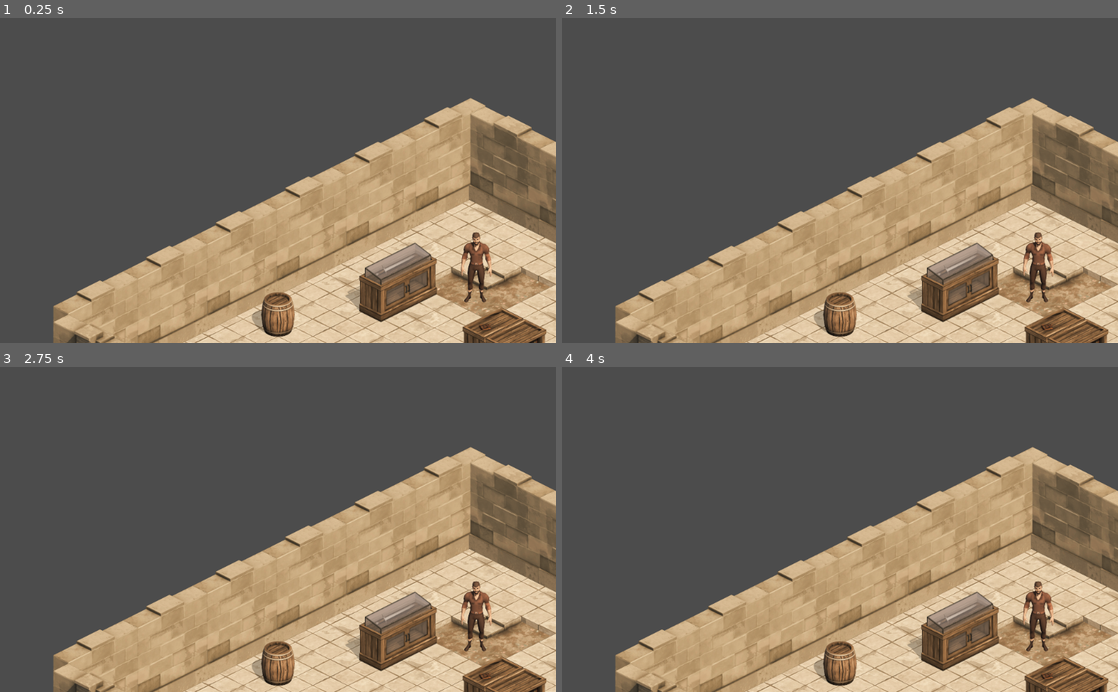
Above: before the commit, frames 1-4 (two rows, left to right).
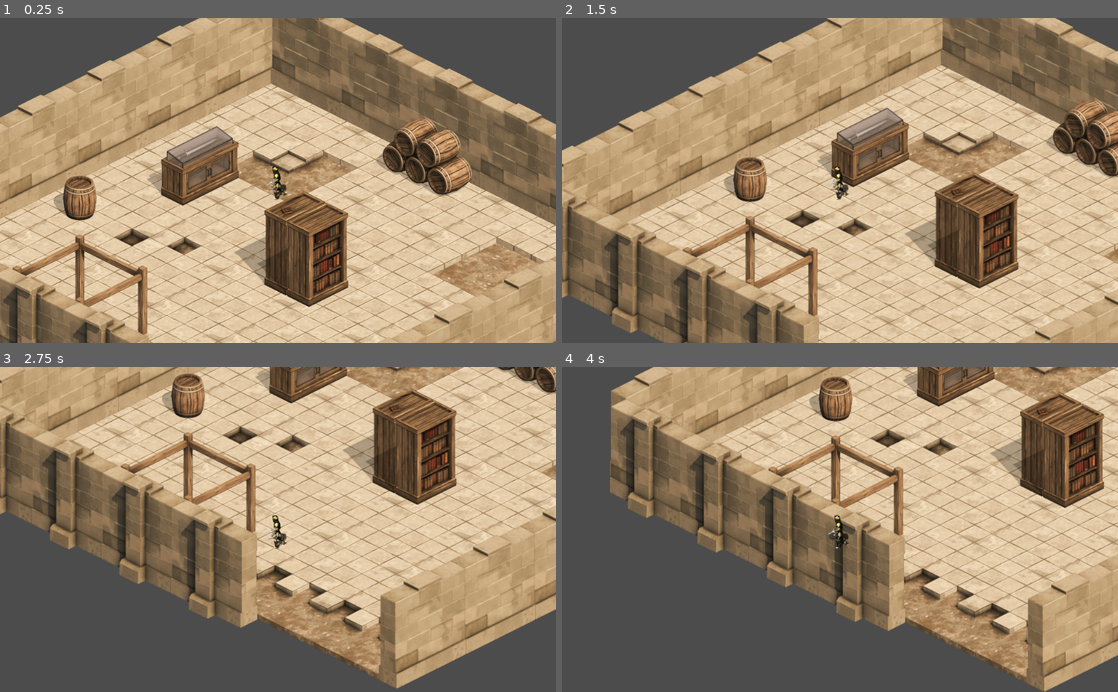
Above: after the commit, the same moments.

Repository: Ario124/Isometric_Field
Game: Godot game, scene res://Scenes/Test_Field.tscn
The game is run twice, just before and just after one commit, with the same random seed, the same clock (stepped at 60 frames per second) and the same inputs. The project has no main scene, so this scene is started directly.
Inputs:
- Up to frame 1 (0.25 s): no input
- Up to frame 2 (1.5 s): tap Enter at 0.5 s; hold A (a, bound only after the commit) 0.53-1.28 s; tap D (d, bound only after the commit) at 0.8, 1.35 s
- Up to frame 3 (2.75 s): tap S (s, bound only after the commit) at 1.55 s; tap Space at 2 s; hold S (s, bound only after the commit) from 2.03 s (still down); tap W (w, bound only after the commit) at 2.3 s
- Up to frame 4 (4 s): release S (s, bound only after the commit) at 2.78 s; tap W (w, bound only after the commit) at 2.85 s; tap A (a, bound only after the commit) at 3.05 s; tap Enter at 3.5 s; hold A (a, bound only after the commit) from 3.53 s (still down); tap D (d, bound only after the commit) at 3.8 s

The runs differ from the first frame. In frame 1, 75% of the frame differs, in the area x 0-100%, y 0-100%; in frame 2, 77%; in frame 3, 85%; in frame 4, 77%.

Commit message:
Added animations for player

Diff:
--- a/DisplayCaseWSword_E.tscn
+++ b/DisplayCaseWSword_E.tscn
@@ -9,4 +9,4 @@
 texture = ExtResource( 1 )
 
 [node name="CollisionPolygon2D" type="CollisionPolygon2D" parent="."]
-polygon = PoolVector2Array( -42, 48, 59, -2, 19, -25, -79, 24 )
+polygon = PoolVector2Array( -42, 50, 61, -1, 19, -23, -82, 19, -81, 30 )
--- /dev/null
+++ b/Scenes/Player.gd
@@ -0,0 +1,46 @@
+extends KinematicBody2D
+
+var speed = 350
+var move_direction = Vector2(0,0)
+
+func _physics_process(delta):
+	MovementLoop()
+
+func _process(delta):
+	AnimationLoop()
+
+
+func MovementLoop():
+	move_direction.x = int(Input.is_action_pressed("d")) - int(Input.is_action_pressed("a"))
+	move_direction.y = (int(Input.is_action_pressed("s")) - int(Input.is_action_pressed("w"))) / float(2)
+	var motion = move_direction.normalized() * speed
+	move_and_slide(motion)
+
+
+func AnimationLoop():
+	var anim_direction = "S"
+	var anim_mode = "Idle"
+	var animation
+	match move_direction:
+		Vector2(-1,0):
+			anim_direction = "W"
+		Vector2(1,0):
+			anim_direction = "E"
+		Vector2(0,0.5):
+			anim_direction = "S"
+		Vector2(0,-0.5):
+			anim_direction = "N"
+		Vector2(-1,-0.5):
+			anim_direction = "NW"
+		Vector2(-1,0.5):
+			anim_direction = "SW"
+		Vector2(1,-0.5):
+			anim_direction = "NE"
+		Vector2(1,0.5):
+			anim_direction = "SE"
+	if move_direction != Vector2(0,0):
+		anim_mode = "Walk"
+	else:
+		anim_mode = "Idle"
+	animation = anim_mode + "-" +  anim_direction
+	get_node("AnimationPlayer").play(animation)
--- a/Scenes/Player.tscn
+++ b/Scenes/Player.tscn
@@ -1,14 +1,360 @@
-[gd_scene load_steps=2 format=2]
-
-[ext_resource path="res://Assets/Character/Male_3_Idle0.png" type="Texture" id=1]
+[gd_scene load_steps=21 format=2]
+
+[ext_resource path="res://Assets/Character/skeleton_mage_high.png" type="Texture" id=1]
+[ext_resource path="res://Scenes/Player.gd" type="Script" id=2]
+
+[sub_resource type="Animation" id=7]
+resource_name = "Idle_E"
+length = 1.8
+loop = true
+step = 0.3
+tracks/0/type = "value"
+tracks/0/path = NodePath("Sprite:frame")
+tracks/0/interp = 1
+tracks/0/loop_wrap = true
+tracks/0/imported = false
+tracks/0/enabled = true
+tracks/0/keys = {
+"times": PoolRealArray( 0, 0.3, 0.6, 0.9, 1.2, 1.5 ),
+"transitions": PoolRealArray( 1, 1, 1, 1, 1, 1 ),
+"update": 1,
+"values": [ 112, 113, 114, 115, 114, 113 ]
+}
+
+[sub_resource type="Animation" id=5]
+resource_name = "Idle_N"
+length = 1.8
+loop = true
+step = 0.3
+tracks/0/type = "value"
+tracks/0/path = NodePath("Sprite:frame")
+tracks/0/interp = 1
+tracks/0/loop_wrap = true
+tracks/0/imported = false
+tracks/0/enabled = true
+tracks/0/keys = {
+"times": PoolRealArray( 0, 0.3, 0.6, 0.9, 1.2, 1.5 ),
+"transitions": PoolRealArray( 1, 1, 1, 1, 1, 1 ),
+"update": 1,
+"values": [ 56, 57, 58, 59, 58, 57 ]
+}
+
+[sub_resource type="Animation" id=6]
+resource_name = "Idle_NE"
+length = 1.8
+loop = true
+step = 0.3
+tracks/0/type = "value"
+tracks/0/path = NodePath("Sprite:frame")
+tracks/0/interp = 1
+tracks/0/loop_wrap = true
+tracks/0/imported = false
+tracks/0/enabled = true
+tracks/0/keys = {
+"times": PoolRealArray( 0, 0.3, 0.6, 0.9, 1.2, 1.5 ),
+"transitions": PoolRealArray( 1, 1, 1, 1, 1, 1 ),
+"update": 1,
+"values": [ 84, 85, 86, 87, 86, 85 ]
+}
+
+[sub_resource type="Animation" id=4]
+resource_name = "Idle_NW"
+length = 1.8
+loop = true
+step = 0.3
+tracks/0/type = "value"
+tracks/0/path = NodePath("Sprite:frame")
+tracks/0/interp = 1
+tracks/0/loop_wrap = true
+tracks/0/imported = false
+tracks/0/enabled = true
+tracks/0/keys = {
+"times": PoolRealArray( 0, 0.3, 0.6, 0.9, 1.2, 1.5 ),
+"transitions": PoolRealArray( 1, 1, 1, 1, 1, 1 ),
+"update": 1,
+"values": [ 28, 29, 30, 31, 30, 29 ]
+}
+
+[sub_resource type="Animation" id=9]
+resource_name = "Idle_S"
+length = 1.8
+loop = true
+step = 0.3
+tracks/0/type = "value"
+tracks/0/path = NodePath("Sprite:frame")
+tracks/0/interp = 1
+tracks/0/loop_wrap = true
+tracks/0/imported = false
+tracks/0/enabled = true
+tracks/0/keys = {
+"times": PoolRealArray( 0, 0.3, 0.6, 0.9, 1.2, 1.5 ),
+"transitions": PoolRealArray( 1, 1, 1, 1, 1, 1 ),
+"update": 1,
+"values": [ 168, 169, 170, 171, 170, 169 ]
+}
+
+[sub_resource type="Animation" id=8]
+resource_name = "Idle_SE"
+length = 1.8
+loop = true
+step = 0.3
+tracks/0/type = "value"
+tracks/0/path = NodePath("Sprite:frame")
+tracks/0/interp = 1
+tracks/0/loop_wrap = true
+tracks/0/imported = false
+tracks/0/enabled = true
+tracks/0/keys = {
+"times": PoolRealArray( 0, 0.3, 0.6, 0.9, 1.2, 1.5 ),
+"transitions": PoolRealArray( 1, 1, 1, 1, 1, 1 ),
+"update": 1,
+"values": [ 140, 141, 142, 143, 142, 141 ]
+}
+
+[sub_resource type="Animation" id=10]
+resource_name = "Idle_SW"
+length = 1.8
+loop = true
+step = 0.3
+tracks/0/type = "value"
+tracks/0/path = NodePath("Sprite:frame")
+tracks/0/interp = 1
+tracks/0/loop_wrap = true
+tracks/0/imported = false
+tracks/0/enabled = true
+tracks/0/keys = {
+"times": PoolRealArray( 0, 0.3, 0.6, 0.9, 1.2, 1.5 ),
+"transitions": PoolRealArray( 1, 1, 1, 1, 1, 1 ),
+"update": 1,
+"values": [ 196, 197, 198, 199, 198, 197 ]
+}
+
+[sub_resource type="Animation" id=1]
+resource_name = "Idle_W"
+length = 1.8
+loop = true
+step = 0.3
+tracks/0/type = "value"
+tracks/0/path = NodePath("Sprite:frame")
+tracks/0/interp = 1
+tracks/0/loop_wrap = true
+tracks/0/imported = false
+tracks/0/enabled = true
+tracks/0/keys = {
+"times": PoolRealArray( 0, 0.3, 0.6, 0.9, 1.2, 1.5 ),
+"transitions": PoolRealArray( 1, 1, 1, 1, 1, 1 ),
+"update": 1,
+"values": [ 0, 1, 2, 3, 2, 1 ]
+}
+
+[sub_resource type="Animation" id=11]
+resource_name = "Melee_E"
+length = 1.2
+step = 0.3
+tracks/0/type = "value"
+tracks/0/path = NodePath("Sprite:frame")
+tracks/0/interp = 1
+tracks/0/loop_wrap = true
+tracks/0/imported = false
+tracks/0/enabled = true
+tracks/0/keys = {
+"times": PoolRealArray( 0, 0.3, 0.6, 0.9 ),
+"transitions": PoolRealArray( 1, 1, 1, 1 ),
+"update": 1,
+"values": [ 124, 125, 126, 127 ]
+}
+
+[sub_resource type="Animation" id=13]
+resource_name = "Melee_N"
+length = 1.2
+loop = true
+step = 0.3
+tracks/0/type = "value"
+tracks/0/path = NodePath("Sprite:frame")
+tracks/0/interp = 1
+tracks/0/loop_wrap = true
+tracks/0/imported = false
+tracks/0/enabled = true
+tracks/0/keys = {
+"times": PoolRealArray( 0, 0.3, 0.6, 0.9 ),
+"transitions": PoolRealArray( 1, 1, 1, 1 ),
+"update": 1,
+"values": [ 68, 69, 70, 71 ]
+}
+
+[sub_resource type="Animation" id=18]
+resource_name = "Melee_NE"
+length = 1.2
+loop = true
+step = 0.3
+tracks/0/type = "value"
+tracks/0/path = NodePath("Sprite:frame")
+tracks/0/interp = 1
+tracks/0/loop_wrap = true
+tracks/0/imported = false
+tracks/0/enabled = true
+tracks/0/keys = {
+"times": PoolRealArray( 0, 0.3, 0.6, 0.9 ),
+"transitions": PoolRealArray( 1, 1, 1, 1 ),
+"update": 1,
+"values": [ 96, 97, 98, 99 ]
+}
+
+[sub_resource type="Animation" id=14]
+resource_name = "Melee_NW"
+length = 1.2
+loop = true
+step = 0.3
+tracks/0/type = "value"
+tracks/0/path = NodePath("Sprite:frame")
+tracks/0/interp = 1
+tracks/0/loop_wrap = true
+tracks/0/imported = false
+tracks/0/enabled = true
+tracks/0/keys = {
+"times": PoolRealArray( 0, 0.3, 0.6, 0.9 ),
+"transitions": PoolRealArray( 1, 1, 1, 1 ),
+"update": 1,
+"values": [ 12, 13, 14, 15 ]
+}
+
+[sub_resource type="Animation" id=15]
+resource_name = "Melee_S"
+length = 1.2
+loop = true
+step = 0.3
+tracks/0/type = "value"
+tracks/0/path = NodePath("Sprite:frame")
+tracks/0/interp = 1
+tracks/0/loop_wrap = true
+tracks/0/imported = false
+tracks/0/enabled = true
+tracks/0/keys = {
+"times": PoolRealArray( 0, 0.3, 0.6, 0.9 ),
+"transitions": PoolRealArray( 1, 1, 1, 1 ),
+"update": 1,
+"values": [ 180, 181, 182, 183 ]
+}
+
+[sub_resource type="Animation" id=12]
+resource_name = "Melee_SE"
+length = 1.2
+loop = true
+step = 0.3
+tracks/0/type = "value"
+tracks/0/path = NodePath("Sprite:frame")
+tracks/0/interp = 1
+tracks/0/loop_wrap = true
+tracks/0/imported = false
+tracks/0/enabled = true
+tracks/0/keys = {
+"times": PoolRealArray( 0, 0.3, 0.6, 0.9 ),
+"transitions": PoolRealArray( 1, 1, 1, 1 ),
+"update": 1,
+"values": [ 152, 153, 154, 155 ]
+}
+
+[sub_resource type="Animation" id=16]
+resource_name = "Melee_SW"
+length = 1.2
+loop = true
+step = 0.3
+tracks/0/type = "value"
+tracks/0/path = NodePath("Sprite:frame")
+tracks/0/interp = 1
+tracks/0/loop_wrap = true
+tracks/0/imported = false
+tracks/0/enabled = true
+tracks/0/keys = {
+"times": PoolRealArray( 0, 0.3, 0.6, 0.9 ),
+"transitions": PoolRealArray( 1, 1, 1, 1 ),
+"update": 1,
+"values": [ 208, 209, 210, 211 ]
+}
+
+[sub_resource type="Animation" id=17]
+resource_name = "Melee_W"
+length = 1.2
+loop = true
+step = 0.3
+tracks/0/type = "value"
+tracks/0/path = NodePath("Sprite:frame")
+tracks/0/interp = 1
+tracks/0/loop_wrap = true
+tracks/0/imported = false
+tracks/0/enabled = true
+tracks/0/keys = {
+"times": PoolRealArray( 0, 0.3, 0.6, 0.9 ),
+"transitions": PoolRealArray( 1, 1, 1, 1 ),
+"update": 1,
+"values": [ 12, 13, 14, 15 ]
+}
+
+[sub_resource type="Animation" id=2]
+length = 0.001
+tracks/0/type = "value"
+tracks/0/path = NodePath("Sprite:frame")
+tracks/0/interp = 1
+tracks/0/loop_wrap = true
+tracks/0/imported = false
+tracks/0/enabled = true
+tracks/0/keys = {
+"times": PoolRealArray( 0 ),
+"transitions": PoolRealArray( 1 ),
+"update": 0,
+"values": [ 4 ]
+}
+
+[sub_resource type="Animation" id=3]
+resource_name = "Walk_W"
+length = 1.6
+loop = true
+step = 0.2
+tracks/0/type = "value"
+tracks/0/path = NodePath("Sprite:frame")
+tracks/0/interp = 1
+tracks/0/loop_wrap = true
+tracks/0/imported = false
+tracks/0/enabled = true
+tracks/0/keys = {
+"times": PoolRealArray( 0, 0.2, 0.4, 0.6, 0.8, 1, 1.2 ),
+"transitions": PoolRealArray( 1, 1, 1, 1, 1, 1, 1 ),
+"update": 1,
+"values": [ 4, 5, 6, 7, 8, 9, 10 ]
+}
 
 [node name="Player" type="KinematicBody2D"]
+position = Vector2( 0, -25 )
+script = ExtResource( 2 )
+
+[node name="CollisionPolygon2D" type="CollisionPolygon2D" parent="."]
+polygon = PoolVector2Array( 1, 12, -13, 16, -20, 27, -14, 37, 0, 42, 15, 35, 16, 24, 11, 16 )
 
 [node name="Sprite" type="Sprite" parent="."]
-position = Vector2( 0, -190 )
 texture = ExtResource( 1 )
-
-[node name="CollisionPolygon2D" type="CollisionPolygon2D" parent="."]
-polygon = PoolVector2Array( 0, -18, -24, -11, -33, 0, -24, 17, 0, 19, 22, 13, 26, 0, 17, -13 )
+hframes = 28
+vframes = 8
+frame = 4
 
 [node name="Camera2D" type="Camera2D" parent="."]
+current = true
+
+[node name="AnimationPlayer" type="AnimationPlayer" parent="."]
+anims/Idle_E = SubResource( 7 )
+anims/Idle_N = SubResource( 5 )
+anims/Idle_NE = SubResource( 6 )
+anims/Idle_NW = SubResource( 4 )
+anims/Idle_S = SubResource( 9 )
+anims/Idle_SE = SubResource( 8 )
+anims/Idle_SW = SubResource( 10 )
+anims/Idle_W = SubResource( 1 )
+anims/Melee_E = SubResource( 11 )
+anims/Melee_N = SubResource( 13 )
+anims/Melee_NE = SubResource( 18 )
+anims/Melee_NW = SubResource( 14 )
+anims/Melee_S = SubResource( 15 )
+anims/Melee_SE = SubResource( 12 )
+anims/Melee_SW = SubResource( 16 )
+anims/Melee_W = SubResource( 17 )
+anims/RESET = SubResource( 2 )
+anims/Walk_W = SubResource( 3 )
--- a/project.godot
+++ b/project.godot
@@ -13,6 +13,29 @@
 config/name="Isometric_Field"
 config/icon="res://icon.png"
 
+[input]
+
+w={
+"deadzone": 0.5,
+"events": [ Object(InputEventKey,"resource_local_to_scene":false,"resource_name":"","device":0,"alt":false,"shift":false,"control":false,"meta":false,"command":false,"pressed":false,"scancode":0,"physical_scancode":87,"unicode":0,"echo":false,"script":null)
+ ]
+}
+a={
+"deadzone": 0.5,
+"events": [ Object(InputEventKey,"resource_local_to_scene":false,"resource_name":"","device":0,"alt":false,"shift":false,"control":false,"meta":false,"command":false,"pressed":false,"scancode":0,"physical_scancode":65,"unicode":0,"echo":false,"script":null)
+ ]
+}
+s={
+"deadzone": 0.5,
+"events": [ Object(InputEventKey,"resource_local_to_scene":false,"resource_name":"","device":0,"alt":false,"shift":false,"control":false,"meta":false,"command":false,"pressed":false,"scancode":0,"physical_scancode":83,"unicode":0,"echo":false,"script":null)
+ ]
+}
+d={
+"deadzone": 0.5,
+"events": [ Object(InputEventKey,"resource_local_to_scene":false,"resource_name":"","device":0,"alt":false,"shift":false,"control":false,"meta":false,"command":false,"pressed":false,"scancode":0,"physical_scancode":68,"unicode":0,"echo":false,"script":null)
+ ]
+}
+
 [physics]
 
 common/enable_pause_aware_picking=true
Binary file added: Assets/Character/skeleton_mage_high.png
